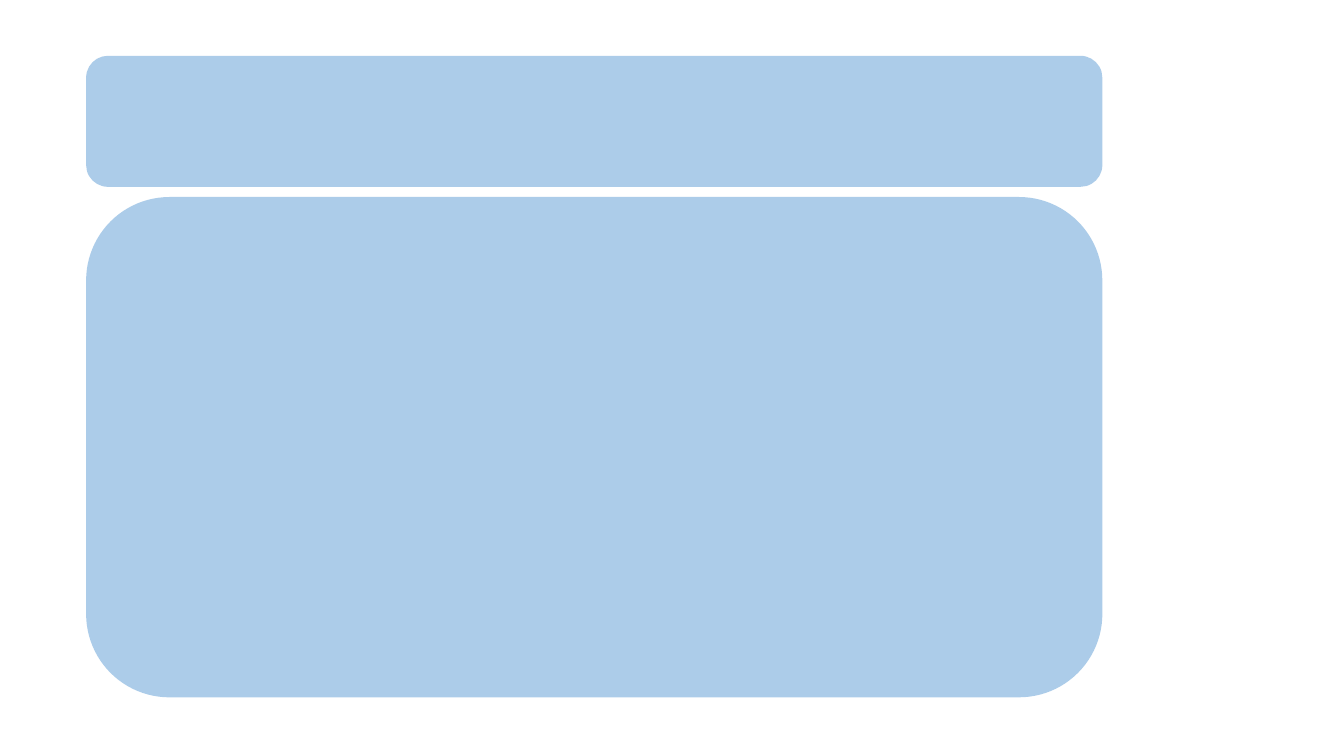
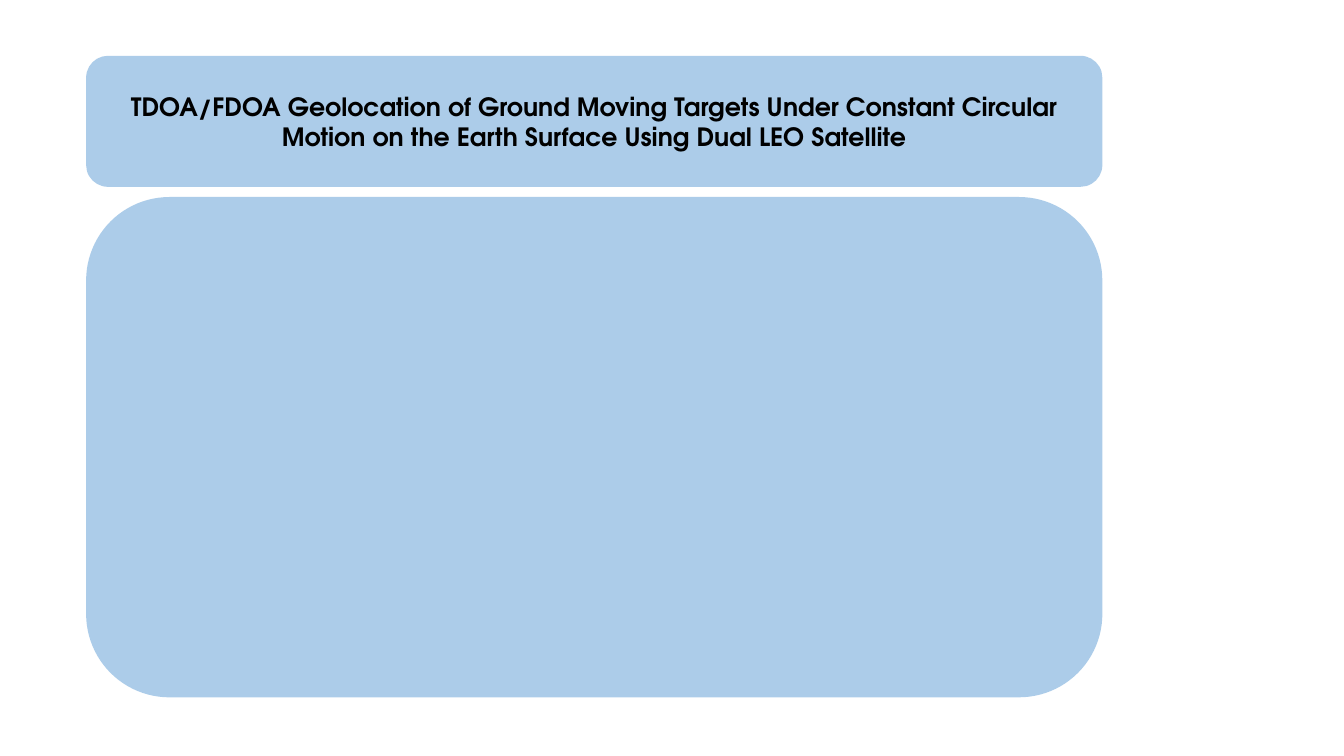
Before and after one commit to rezamirzaei2001/Presentation, a slide deck: slide 5 of 14050907.pptx. Drawn at 1344x756 pixels with LibreOffice and Linux fonts; fonts in the diff are those of the drawing; background and template pictures are left out. Boxes give left, top, right and bottom in pixels: in the first picture for what was removed or moved away, otherwise in the second. Text is boxed around its words. In the diff, an @@ line names an element or a change of style, - is before the commit and + after.

```diff
--- a/14050907.pptx
+++ b/14050907.pptx
@@ text in rounded rectangle at (131, 96, 1057, 152): text added @@
+TDOA/FDOA Geolocation of Ground Moving Targets Under Constant Circular Motion on the Earth Surface Using Dual LEO Satellite
```
